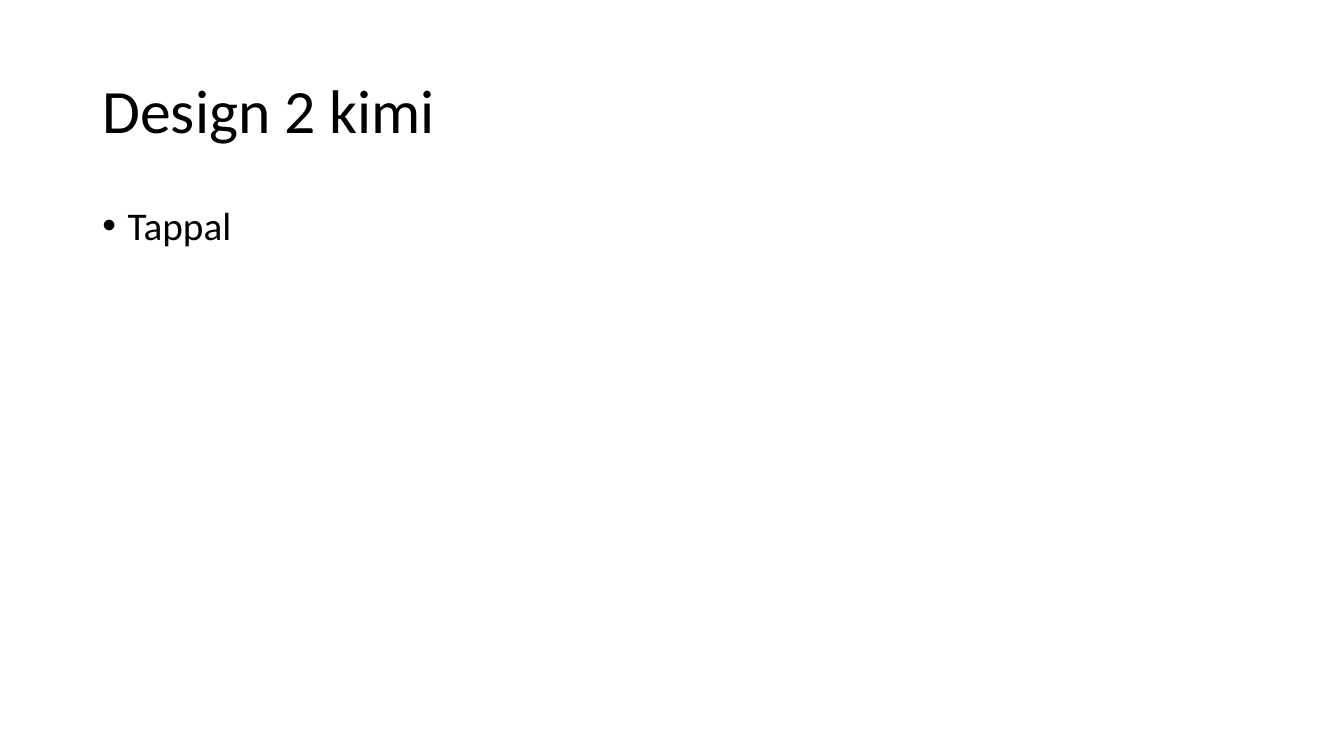
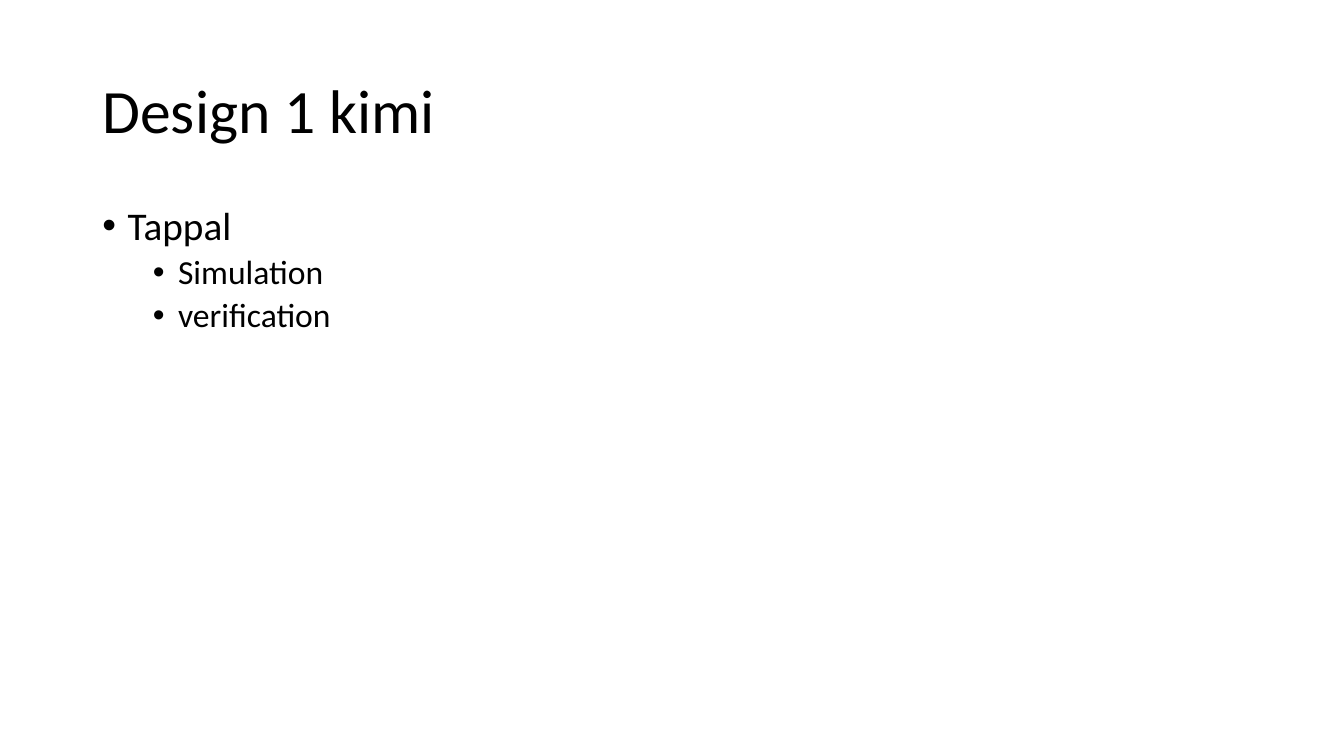
Before and after one commit to SyedMuhammadAbisRizvi/Autonomous-B, a slide deck: slide 4 of Introduction 1 zaf.pptx (slide 3 before the commit). Drawn at 1344x756 pixels with LibreOffice and Linux fonts; fonts in the diff are those of the drawing. Boxes give left, top, right and bottom in pixels: in the first picture for what was removed or moved away, otherwise in the second. Text is boxed around its words. In the diff, an @@ line names an element or a change of style, - is before the commit and + after.

```diff
--- a/Introduction 1 zaf.pptx
+++ b/Introduction 1 zaf.pptx
@@ title at [102, 90, 434, 144]: text changed @@
-Design 2 kimi
+Design 1 kimi
@@ text at [178, 260, 331, 328]: paragraphs added @@
+  • Simulation
+  • verification
```
Also in this commit, not shown: 6 other slides changed, 1 slide added.
